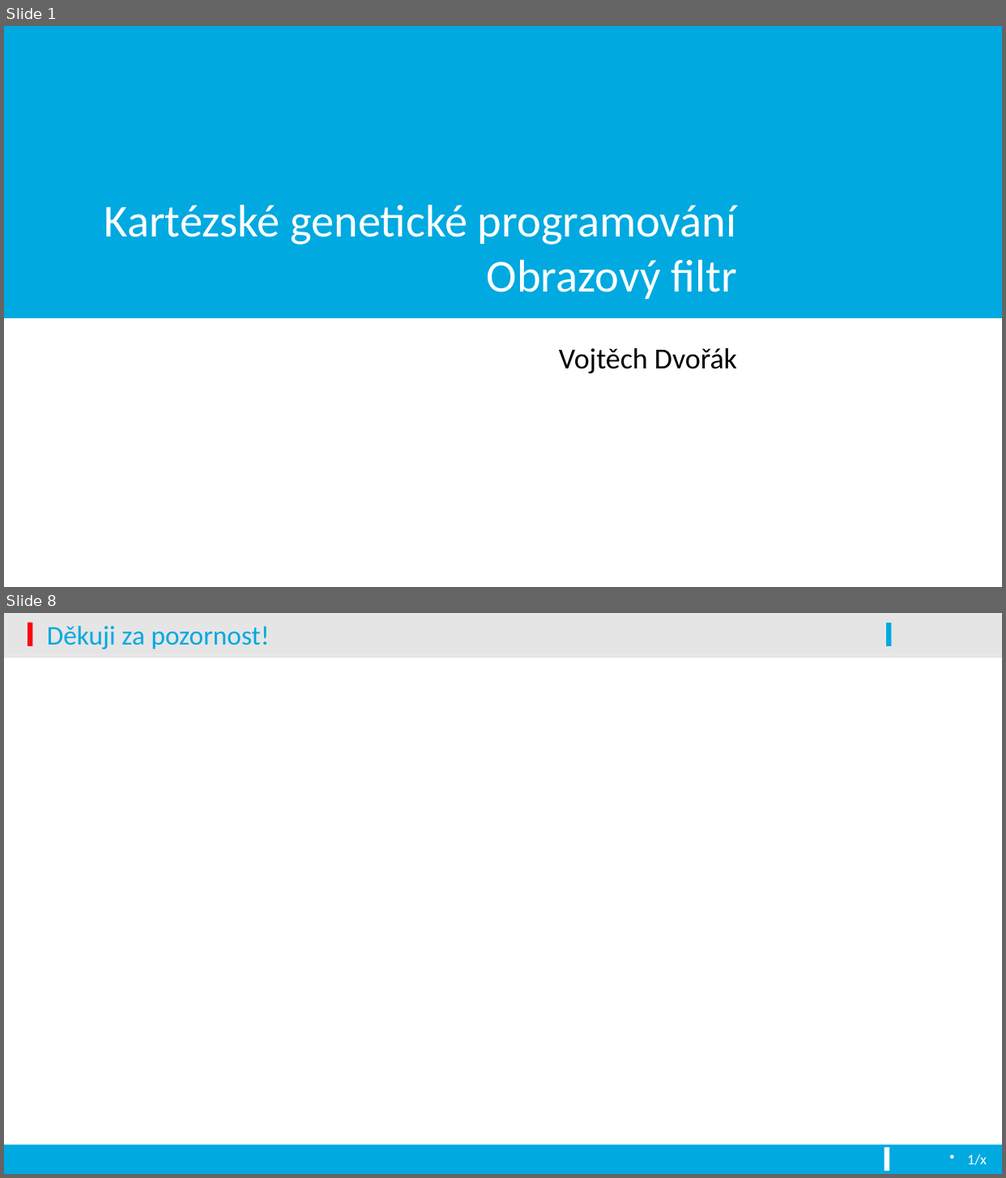
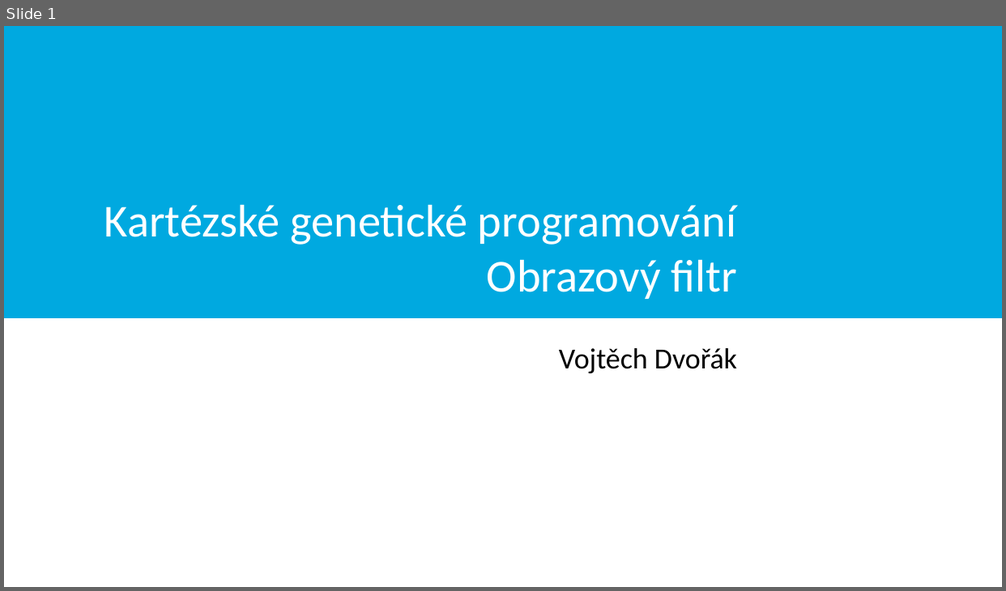
Before and after one commit to vojone/EVO, a slide deck: prezentace.pptx. Shown one above the other, each under a label of ours: slides 1 and 8 before the commit, slide 1 after it; the slides between them are not shown. The pictures are 1006x1178 and 1006x591 pixels, drawn with LibreOffice and Linux fonts; fonts in the diff are those of the drawing; background and template pictures are left out. Boxes give left, top, right and bottom in pixels: in the first picture for what was removed or moved away, otherwise in the second. Text is boxed around its words. In the diff, an @@ line names an element or a change of style, - is before the commit and + after.

```diff
--- a/prezentace.pptx
+++ b/prezentace.pptx
@@ slide 8 removed at box(4, 613, 1002, 1174), background #FFFFFF @@
@@ rectangle removed at box(4, 613, 1002, 655) @@
@@ rectangle removed at box(27, 623, 32, 647) @@
@@ title removed at box(47, 626, 270, 649) @@
-Děkuji za pozornost!
@@ rectangle removed at box(887, 623, 892, 647) @@
@@ rectangle removed at box(4, 655, 1002, 658) @@
@@ rectangle removed at box(4, 1145, 1002, 1174) @@
@@ rectangle removed at box(884, 1148, 889, 1171) @@
@@ text removed at box(967, 1154, 987, 1165) @@
-1/x
```
Also in this commit, not shown: 9 slides changed, 2 slides added.
